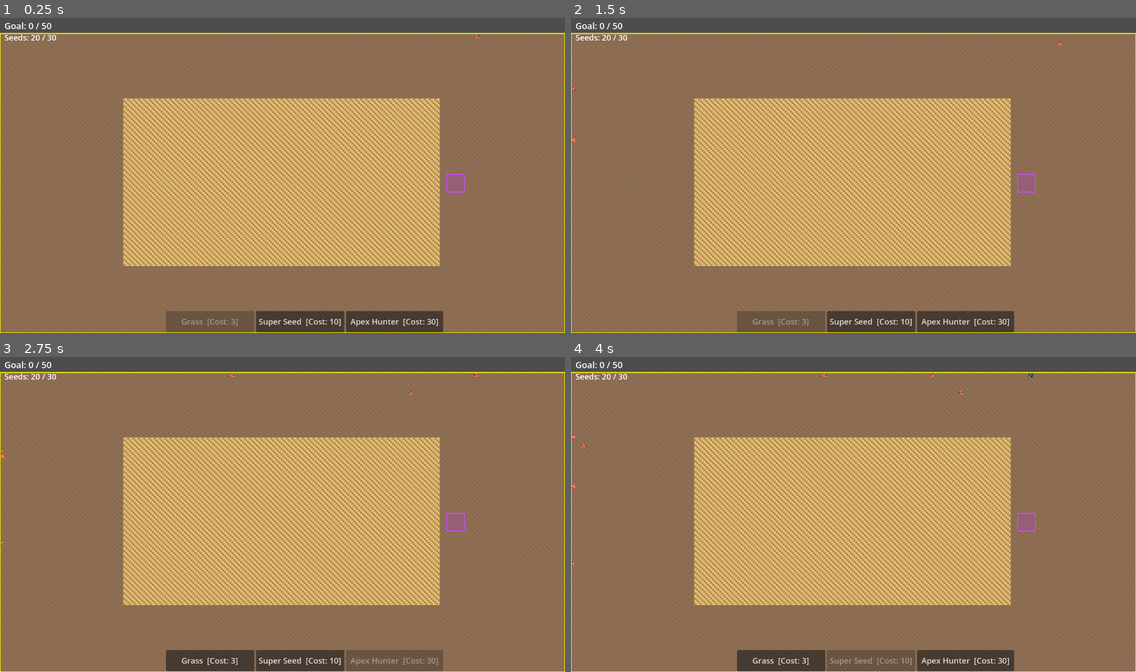
Above: before the commit, frames 1-4 (two rows, left to right).
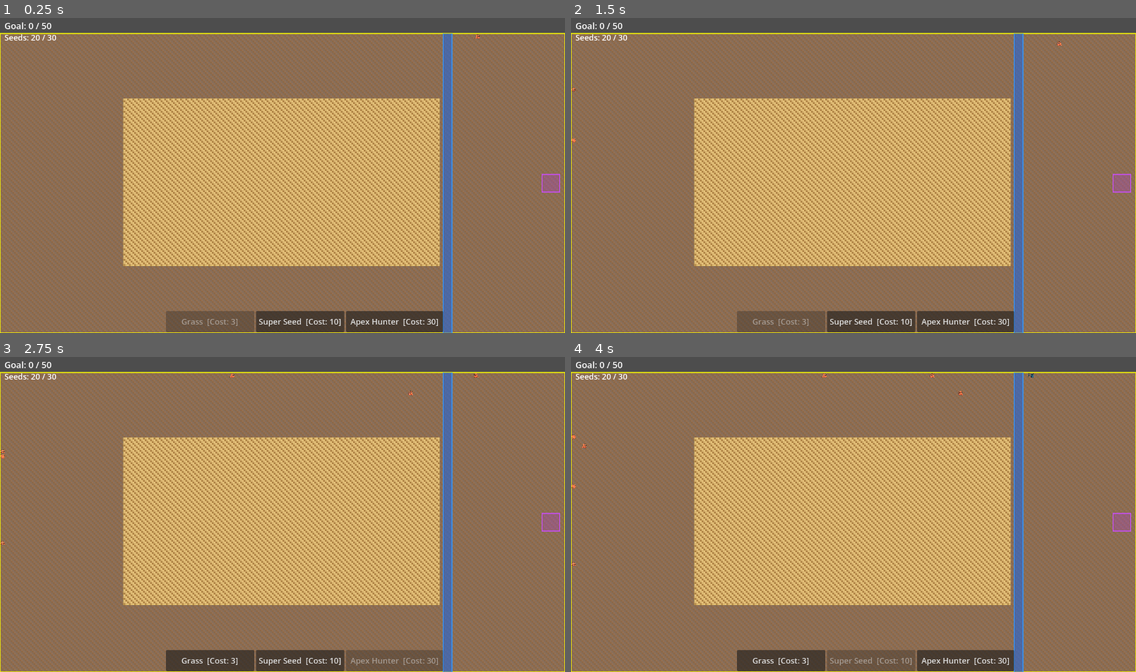
Above: after the commit, the same moments.

Repository: mamo1016/ecosystem-game
Game: Godot game, scene res://world.tscn
Same seed, same stepped clock (60 frames per second), same inputs: the game is played once before the commit and once after it.
Inputs:
- Up to frame 1 (0.25 s): no input
- Up to frame 2 (1.5 s): click "Super Seed [Cost: 10]" at 0.5 s; click "Grass [Cost: 3]" at 1.25 s
- Up to frame 3 (2.75 s): click "Apex Hunter [Cost: 30]" at 2 s
- Up to frame 4 (4 s): click "Grass [Cost: 3]" at 2.75 s; click "Super Seed [Cost: 10]" at 3.5 s

The runs differ from the first frame. In frame 1, 2.0% of the frame differs, in the area x 78-100%, y 4-100%; in frame 2, 2.0%; in frame 3, 2.0%; in frame 4, 2.0%.

Commit message:
Add river between plant zone and goal; move goal to far right; remove goal-seeking force
Co-Authored-By: Claude Sonnet 4.6 <noreply@anthropic.com>

Diff:
--- a/world.gd
+++ b/world.gd
@@ -82,6 +82,10 @@
 var   goal_x: int = 0
 var   goal_y: int = 0
 
+# --- RIVER ---
+const RIVER_WIDTH = 5
+var   river_x: int = 0
+
 # --- STATE ---
 var grid: Array          = []
 var available_seeds: int = 20
@@ -126,8 +130,10 @@
 	zone_y0 = int(MAP_HEIGHT * PLANT_ZONE_MARGIN)
 	zone_x1 = int(MAP_WIDTH  * (1.0 - PLANT_ZONE_MARGIN))
 	zone_y1 = int(MAP_HEIGHT * (1.0 - PLANT_ZONE_MARGIN))
-	# Goal area: right side of map, vertically centered, outside plant zone
-	goal_x = zone_x1 + 4
+	# River: just outside the plant zone right edge
+	river_x = zone_x1 + 2
+	# Goal area: far right, past the river
+	goal_x = MAP_WIDTH - GOAL_SIZE - 3
 	goal_y = MAP_HEIGHT / 2 - GOAL_SIZE / 2
 
 	_init_grid()
@@ -242,6 +248,12 @@
 		Rect2(MAP_OFFSET.x + zone_x0 * TILE_SIZE, MAP_OFFSET.y + zone_y0 * TILE_SIZE,
 			  (zone_x1 - zone_x0) * TILE_SIZE, (zone_y1 - zone_y0) * TILE_SIZE),
 		Color(0.9, 0.8, 0.4, 0.5), false, 1.0)
+	# Draw river (blue vertical strip between plant zone and goal zone)
+	var rx := MAP_OFFSET.x + river_x * TILE_SIZE
+	draw_rect(Rect2(rx, MAP_OFFSET.y, RIVER_WIDTH * TILE_SIZE, MAP_HEIGHT * TILE_SIZE), Color(0.1, 0.4, 0.9, 0.55))
+	# River border lines
+	draw_line(Vector2(rx, MAP_OFFSET.y), Vector2(rx, MAP_OFFSET.y + MAP_HEIGHT * TILE_SIZE), Color(0.2, 0.6, 1.0), 1.5)
+	draw_line(Vector2(rx + RIVER_WIDTH * TILE_SIZE, MAP_OFFSET.y), Vector2(rx + RIVER_WIDTH * TILE_SIZE, MAP_OFFSET.y + MAP_HEIGHT * TILE_SIZE), Color(0.2, 0.6, 1.0), 1.5)
 	# Draw goal zone (purple fill + bright border)
 	var gx := MAP_OFFSET.x + goal_x * TILE_SIZE
 	var gy := MAP_OFFSET.y + goal_y * TILE_SIZE
